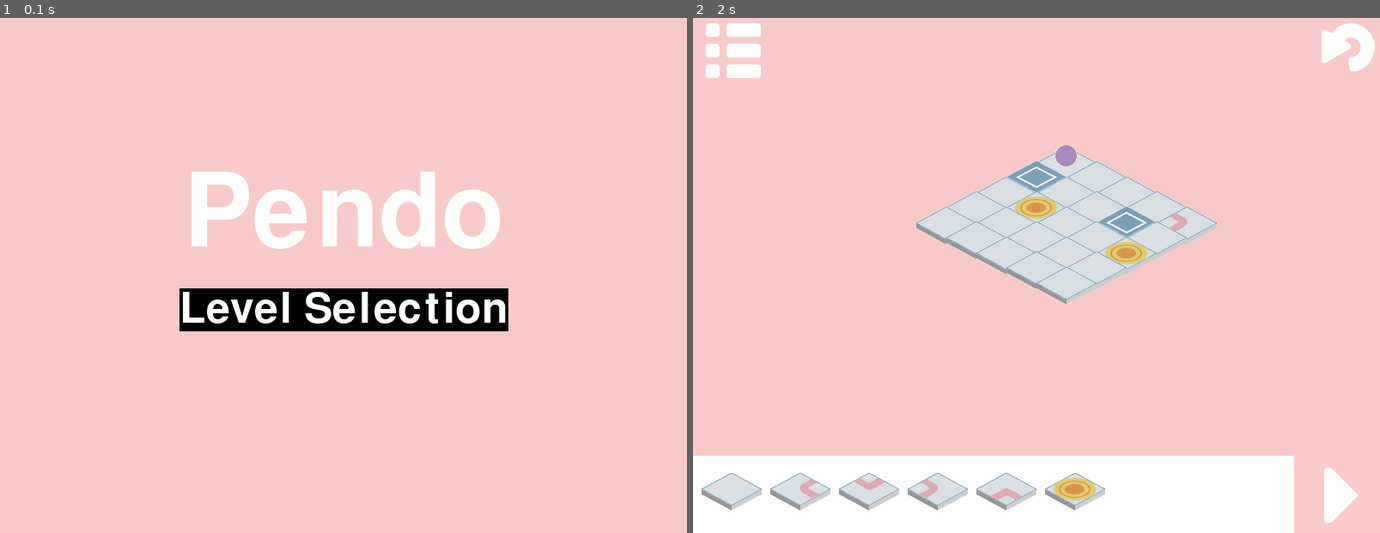
Above: before the commit, frames 1-2 (left to right).
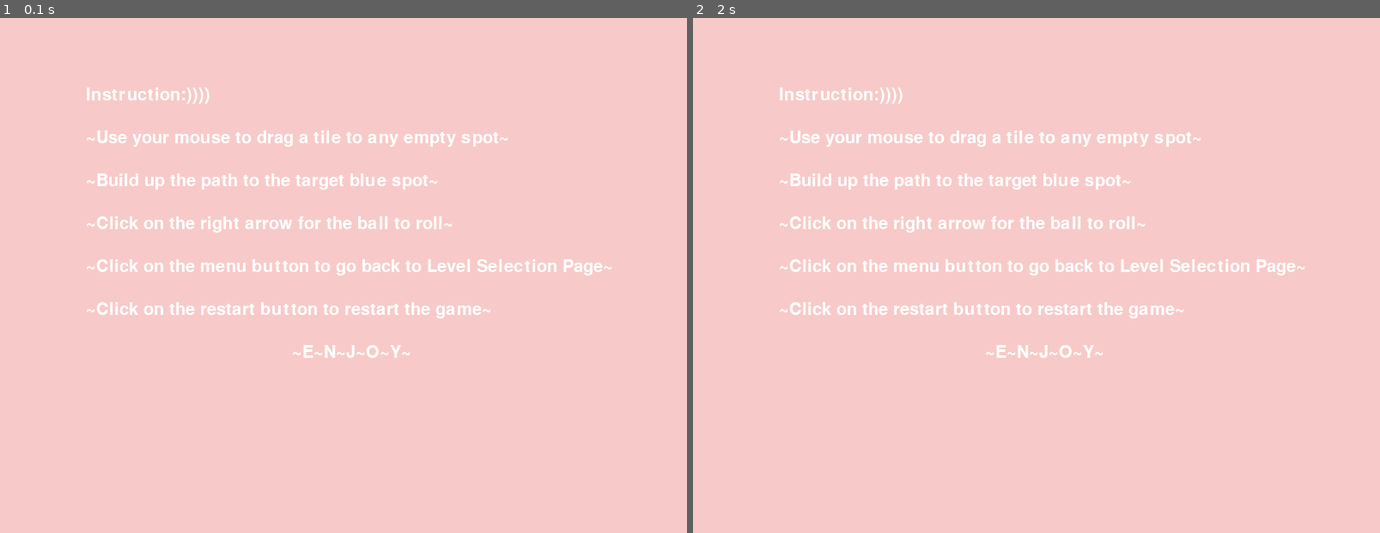
Above: after the commit, the same moments.

Repository: ameliakuang/112TP
Game: pygame game, started from trial/Game.py
The game is run twice, just before and just after one commit, with the same random seed, the same clock (stepped at 60 frames per second) and the same inputs.
Inputs (mouse positions are in pixels of both pictures, inside the frame that each line leads up to):
- Up to frame 1 (0.1 s): no input
- Up to frame 2 (2 s): press the mouse at (871, 280) at 0.37 s; move the mouse to (988, 337) at 0.47 s; release the mouse at (1105, 388) at 0.6 s; tap Enter at 1.67 s

The runs differ from the first frame. In frame 1, 8.9% of the frame differs, in the area x 12-89%, y 13-66%; in frame 2, 24%, in the area x 0-100%, y 1-100%.

Commit message:
add help page

Diff:
--- a/trial/Game.py
+++ b/trial/Game.py
@@ -8,7 +8,7 @@
 
 class Game(PygameGame):
     def init(self):
-        self.mode = "splashScreen"
+        self.mode = "help"
         # Background color
         self.bgColor = (247, 202, 201)
 
@@ -39,6 +39,8 @@
             self.playGameKeyPressed(keyCode, modifier)
         elif (self.mode == "help"):
             self.helpKeyPressed(keyCode, modifier)
+        elif (self.mode == "levelSelection"):
+            self.levelSelectionKeyPressed(keyCode, modifier)
 
     def mousePressed(self, x, y):
         if (self.mode == "splashScreen"):
@@ -47,6 +49,8 @@
             self.playGameMousePressed(x, y)
         elif (self.mode == "help"):
             self.helpMousePressed(x, y)
+        elif (self.mode == "levelSelection"):
+            self.levelSelectionMousePressed(x,y)
 
     def timerFired(self, dt):
         if (self.mode == "splashScreen"):
@@ -55,6 +59,8 @@
             self.playGameTimerFired(dt)
         elif (self.mode == "help"):
             self.helpTimerFired(dt)
+        elif (self.mode == "levelSelection"):
+            self.levelSelectionTimerFired(dt)
 
 
     def redrawAll(self, screen):
@@ -64,6 +70,8 @@
             self.playGameRedrawAll(screen)
         elif (self.mode == "help"):
             self.helpRedrawAll(screen)
+        elif (self.mode == "levelSelection"):
+            self.levelSelectionRedrawAll(screen)
 
     ########################
     # splashScreen mode
@@ -71,24 +79,26 @@
     def splashScreenKeyPressed(self, keyCode, modifier):
         self.mode = "playGame"
     def splashScreenMousePressed(self, x, y):
-        pass
+        pos = (x, y)
+        if(self.levelRect.collidepoint(pos)):
+            self.mode = "levelSelection"
     def splashScreenTimerFired(self, dt):
         pass
     def splashScreenRedrawAll(self, screen):
         # Draw the title and the level selection
-        font1 = pygame.font.Font("freesansbold.ttf", 120)
+        font1 = pygame.font.SysFont("copperplatettc", 120)
 
         self.titleSurface = font1.render("Pendo", True, (255, 255, 255))
-        titleRect = self.titleSurface.get_rect()
-        titleRect.center = (self.width//2, self.height//2-70)
-        screen.blit(self.titleSurface, titleRect)
+        self.titleRect = self.titleSurface.get_rect()
+        self.titleRect.center = (self.width//2, self.height//2-70)
+        screen.blit(self.titleSurface, self.titleRect)
 
-        font2 = pygame.font.Font("freesansbold.ttf", 50)
+        font2 = pygame.font.SysFont("americantypewriterttc", 50)
 
-        self.levelSurface = font2.render("Level Selection", True, (255, 255, 255), (0,0,0))
-        levelRect = self.levelSurface.get_rect()
-        levelRect.center = (self.width//2, self.height//2+40)
-        screen.blit(self.levelSurface, levelRect)
+        self.levelSurface = font2.render("Level Selection", True, (255, 255, 255), (205,140,149))
+        self.levelRect = self.levelSurface.get_rect()
+        self.levelRect.center = (self.width//2, self.height//2+50)
+        screen.blit(self.levelSurface, self.levelRect)
 
     ########################
     # playGame mode
@@ -102,7 +112,8 @@
         elif(self.resetRect.collidepoint(pos)):
             self.resetState = True
         elif(self.menuRect.collidepoint(pos)):
-            self.mode = "splashScreen"
+            self.mode = "levelSelection"
+
     def playGameTimerFired(self, dt):
         if self.player.beginMoving:
             self.playerGroup.update(self.board)
@@ -126,7 +137,50 @@
     def helpTimerFired(self, dt):
         pass
     def helpRedrawAll(self, screen):
+        font3 = pygame.font.Font("freesansbold.ttf", 20)
+
+        textSurface0 = font3.render("Instruction:))))", True, (255, 255, 255))
+        screen.blit(textSurface0, ((self.width/2-300, self.height/2-220)))
+
+        textSurface1 = font3.render("~Use your mouse to drag a tile to any empty spot~", True, (255, 255, 255))
+        screen.blit(textSurface1, (self.width/2-300, self.height/2-170))
+
+        textSurface2 = font3.render("~Build up the path to the target blue spot~", True, (255, 255, 255))
+        screen.blit(textSurface2, (self.width/2-300, self.height/2-120))
+
+        textSurface3 = font3.render("~Click on the right arrow for the ball to roll~", True, (255, 255, 255))
+        screen.blit(textSurface3, (self.width/2-300, self.height/2-70))
+
+        textSurface4 = font3.render("~Click on the menu button to go back to Level Selection Page~", True, (255, 255, 255))
+        screen.blit(textSurface4, (self.width/2-300, self.height/2-20))
+
+        textSurface5 = font3.render("~Click on the restart button to restart the game~", True, (255, 255, 255))
+        screen.blit(textSurface5, (self.width/2-300, self.height/2+30))
+
+        textSurface6 = font3.render("~E~N~J~O~Y~", True, (255, 255, 255))
+        screen.blit(textSurface6, (self.width/2-60, self.height/2+80))
+
+
+    ########################
+    # levelSelection mode
+    ########################
+    def levelSelectionKeyPressed(self, keyCode, modifier):
         pass
+    def levelSelectionMousePressed(self, x, y):
+        self.mode = "help"
+    def levelSelectionTimerFired(self, dt):
+        pass
+    def levelSelectionRedrawAll(self, screen):
+        font2 = pygame.font.SysFont("americantypewriterttc", 50)
+
+        self.levelSelectionSurface = font2.render("Level Selection", True, (255, 255, 255),(205,140,149))
+        self.levelSelectionRect = self.levelSelectionSurface.get_rect()
+        self.levelSelectionRect.center = (self.width//2, 40)
+        screen.blit(self.levelSelectionSurface, self.levelSelectionRect)
+
+
+
+
 
 game = Game()
 game.run()
Not shown, changed: trial/images/.DS_Store
